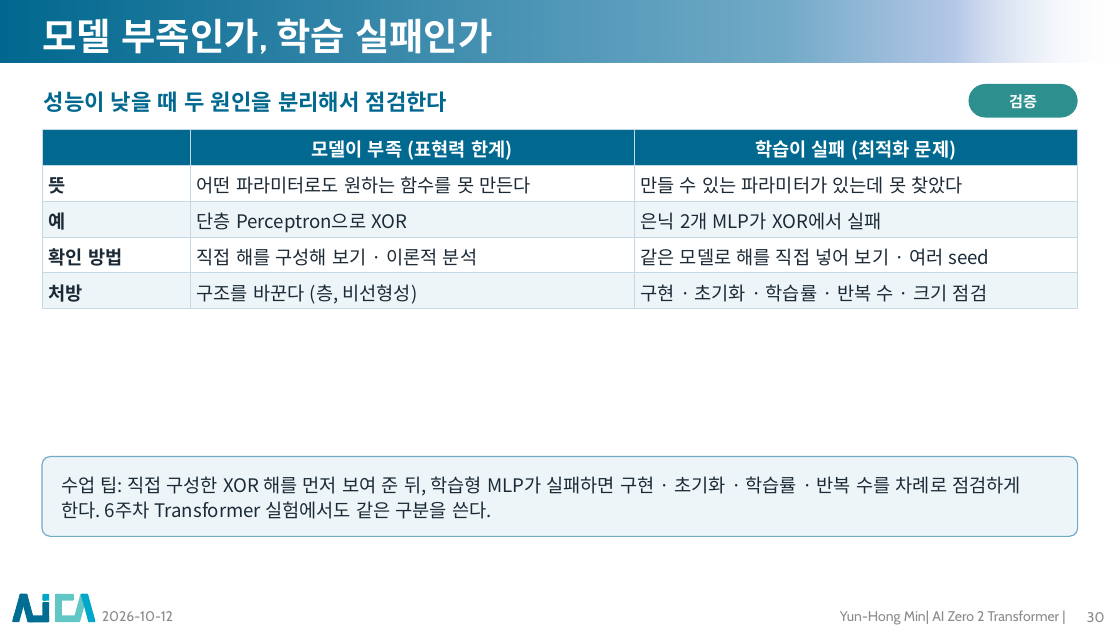
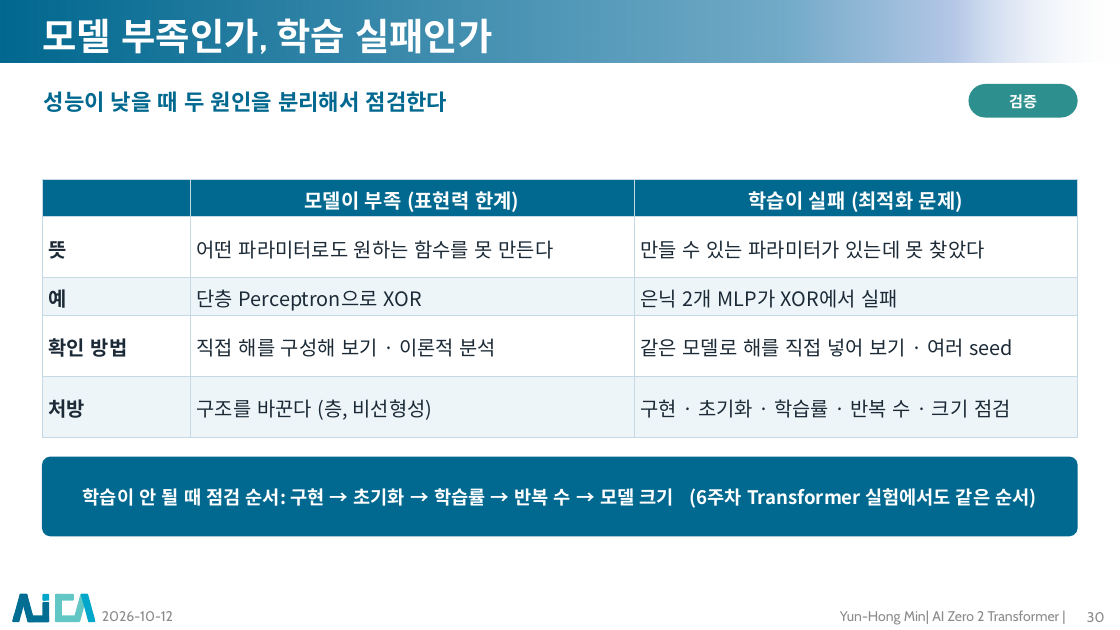
Before and after one commit to myunhh/AI-Zero-2-Transformers, a slide deck: slide 30 of lectures/week02_perceptron_to_mlp.pptx. Drawn at 1120x630 pixels with LibreOffice and Linux fonts; fonts in the diff are those of the drawing; background and template pictures are left out. Boxes give left, top, right and bottom in pixels: in the first picture for what was removed or moved away, otherwise in the second. Text is boxed around its words. In the diff, an @@ line names an element or a change of style, - is before the commit and + after.

```diff
--- a/lectures/week02_perceptron_to_mlp.pptx
+++ b/lectures/week02_perceptron_to_mlp.pptx
@@ table at box(42, 179, 1077, 437) @@
@@ size 16 to 17 pt @@
@@ table: place and size @@
-table at box(42, 129, 1077, 308)
+table at box(42, 179, 1077, 437)
@@ rounded rectangle "학습이 안 될 때 점검 ..." at box(42, 456, 1078, 536): fill #EDF5F9 to #01688F; outline #72ABC8 1 pt to none @@
@@ text in rounded rectangle at box(83, 488, 1036, 508): text changed; text colour #1B2A36 to #FFFFFF; bold on @@
-수업 팁: 직접 구성한 XOR 해를 먼저 보여 준 뒤, 학습형 MLP가 실패하면 구현 · 초기화 · 학습률 · 반복 수를 차례로 점검하게 한다. 6주차 Transformer 실험에서도 같은 구분을 쓴다.
+학습이 안 될 때 점검 순서: 구현 → 초기화 → 학습률 → 반복 수 → 모델 크기 (6주차 Transformer 실험에서도 같은 순서)
```
Also in this commit, not shown: 29 other slides changed, 8 other files.
